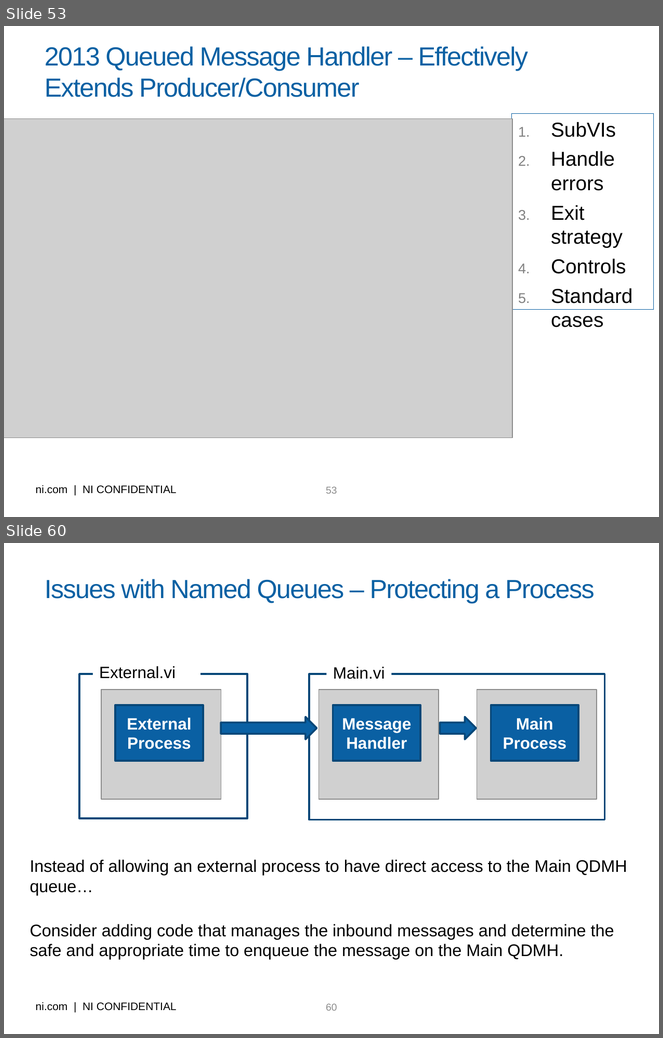
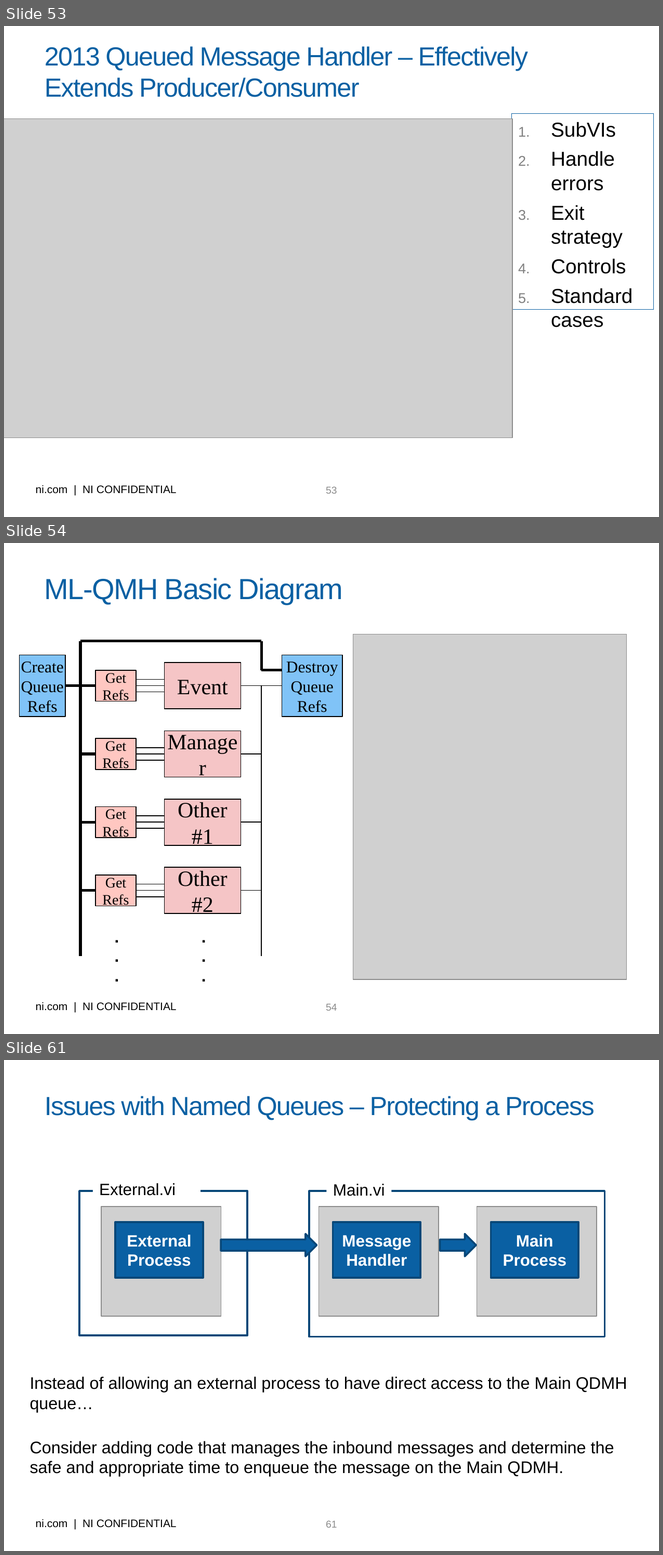
Before and after one commit to njhollenback/Presentations, a slide deck: LV for Advanced Apps - 10 Keys to Success - Sandia.pptx. Shown one above the other, each under a label of ours: slides 53 and 60 before the commit, slides 53, 54 and 61 after it; the slides between them are not shown. The pictures are 663x1038 and 663x1555 pixels, drawn with LibreOffice and Linux fonts; fonts in the diff are those of the drawing; grey boxes stand for pictures; background and template pictures are left out. Boxes give left, top, right and bottom in pixels: in the first picture for what was removed or moved away, otherwise in the second. Text is boxed around its words. In the diff, an @@ line names an element or a change of style, - is before the commit and + after.

```diff
--- a/LV for Advanced Apps - 10 Keys to Success - Sandia.pptx
+++ b/LV for Advanced Apps - 10 Keys to Success - Sandia.pptx
@@ slide 54 added at box(4, 543, 659, 1034), background picture (left out); not listed: 2 template elements that a slide beside it also shows @@
@@ title added at box(45, 578, 343, 605), 32 pt, text #0A60A3 @@
+ML-QMH Basic Diagram
@@ picture added at box(353, 634, 627, 980) @@
@@ line added from (80, 956) to (80, 641), #000000 3 pt @@
@@ line added from (80, 641) to (261, 641), #000000 3 pt @@
@@ line added from (261, 641) to (261, 670), #000000 3 pt @@
@@ rectangle added at box(19, 655, 65, 717), fill #80C3F7, outline #000000 1 pt, 18 pt, text #000000 @@
+Create
+Queue
+Refs
@@ rectangle added at box(282, 655, 342, 717), fill #80C3F7, outline #000000 1 pt, 18 pt, text #000000 @@
+Destroy
+Queue
+Refs
@@ line added from (261, 670) to (282, 670), #000000 3 pt @@
@@ line added from (65, 686) to (96, 686), #000000 3 pt @@
@@ group added at box(96, 663, 241, 709): 3 lines, 2 rectangles @@
+Get
+Refs
+Event
@@ line added from (241, 686) to (282, 686), #000000 1 pt @@
@@ line added from (261, 686) to (261, 754), #000000 1 pt @@
@@ line added from (80, 754) to (96, 754), #000000 3 pt @@
@@ group added at box(96, 731, 241, 778): 3 lines, 2 rectangles @@
+Get
+Refs
+Manager
@@ line added from (241, 754) to (261, 754), #000000 1 pt @@
@@ line added from (261, 754) to (261, 822), #000000 1 pt @@
@@ line added from (80, 822) to (96, 822), #000000 3 pt @@
@@ line added from (241, 822) to (261, 822), #000000 1 pt @@
@@ line added from (261, 822) to (261, 956), #000000 1 pt @@
@@ group added at box(96, 799, 241, 846): 3 lines, 2 rectangles @@
+Get
+Refs
+Other #1
@@ line added from (80, 891) to (96, 891), #000000 3 pt @@
@@ group added at box(96, 867, 241, 914): 3 lines, 2 rectangles @@
+Get
+Refs
+Other #2
@@ line added from (241, 891) to (261, 891), #000000 1 pt @@
@@ text added at box(108, 923, 126, 989), 18 pt, text #000000, bold @@
+.
+.
+.
@@ text added at box(195, 923, 213, 989), 18 pt, text #000000, bold @@
+.
+.
+.
@@ what was slide 60 is now slide 61 @@
@@ page number at box(326, 1521, 337, 1528): text changed @@
-60
+61
```
Also in this commit, not shown: 14 slides changed.
